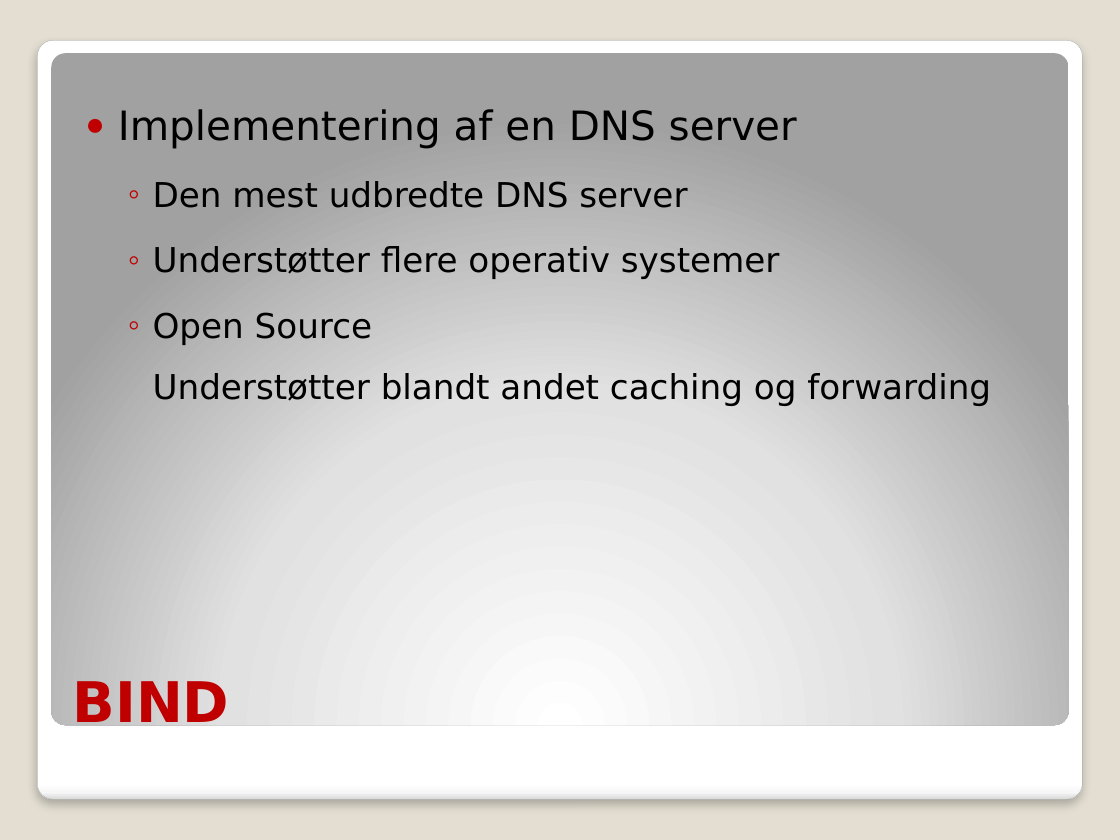
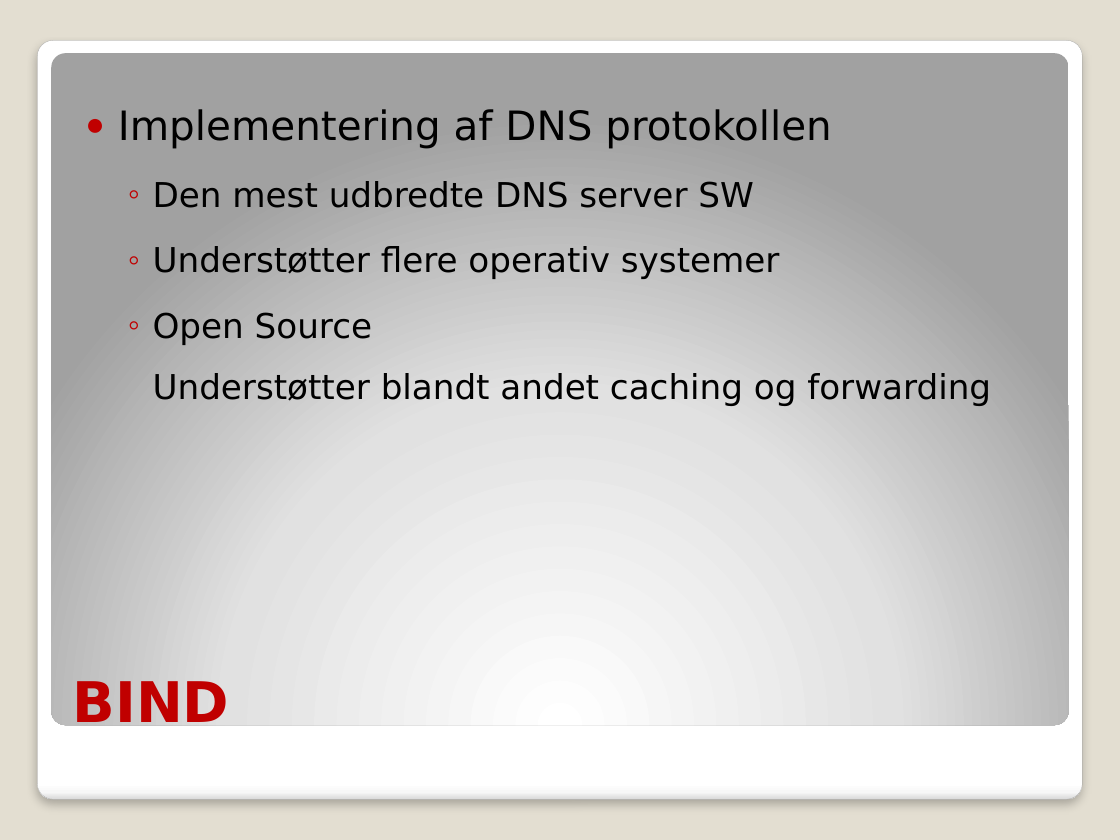
Before and after one commit to ITONK/KNOTI, a slide deck: slide 14 of Afleveringer/Eksamen/Domain Name System.pptx. Drawn at 1120x840 pixels with LibreOffice and Linux fonts; fonts in the diff are those of the drawing. Boxes give left, top, right and bottom in pixels: in the first picture for what was removed or moved away, otherwise in the second. Text is boxed around its words. In the diff, an @@ line names an element or a change of style, - is before the commit and + after.

```diff
--- a/Afleveringer/Eksamen/Domain Name System.pptx
+++ b/Afleveringer/Eksamen/Domain Name System.pptx
@@ text at (118, 109, 831, 208): text changed @@
-● Implementering af en DNS server
-  ◦ Den mest udbredte DNS server
+● Implementering af DNS protokollen
+  ◦ Den mest udbredte DNS server SW
```
Also in this commit, not shown: 2 other slides changed.
